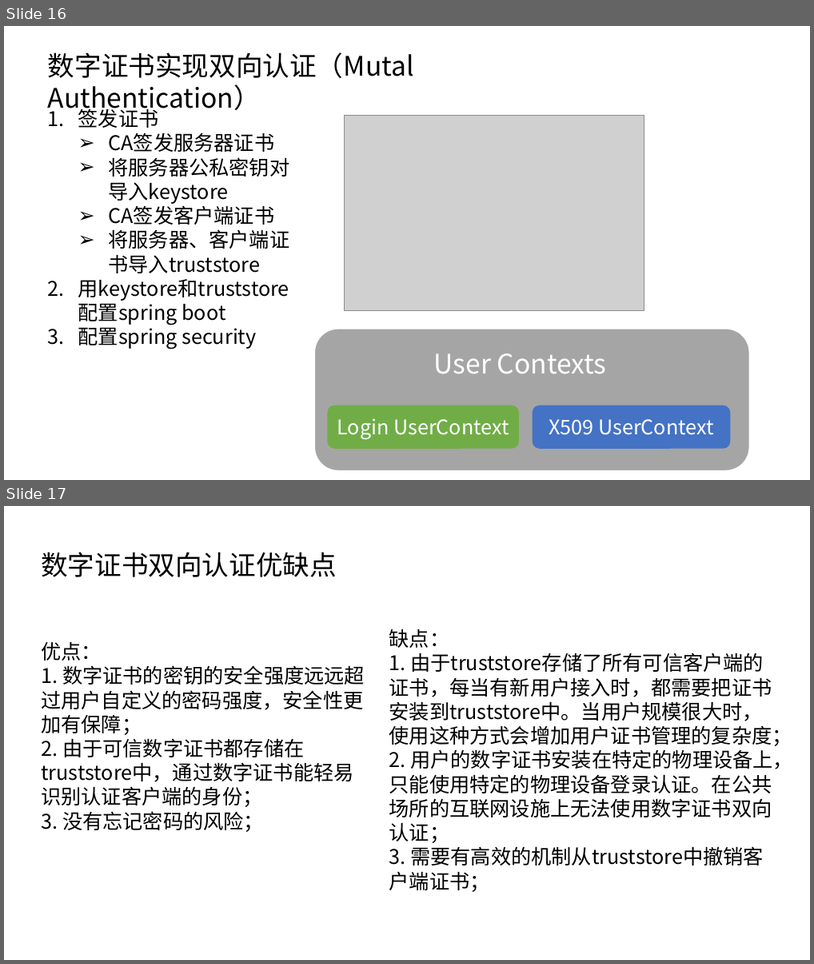
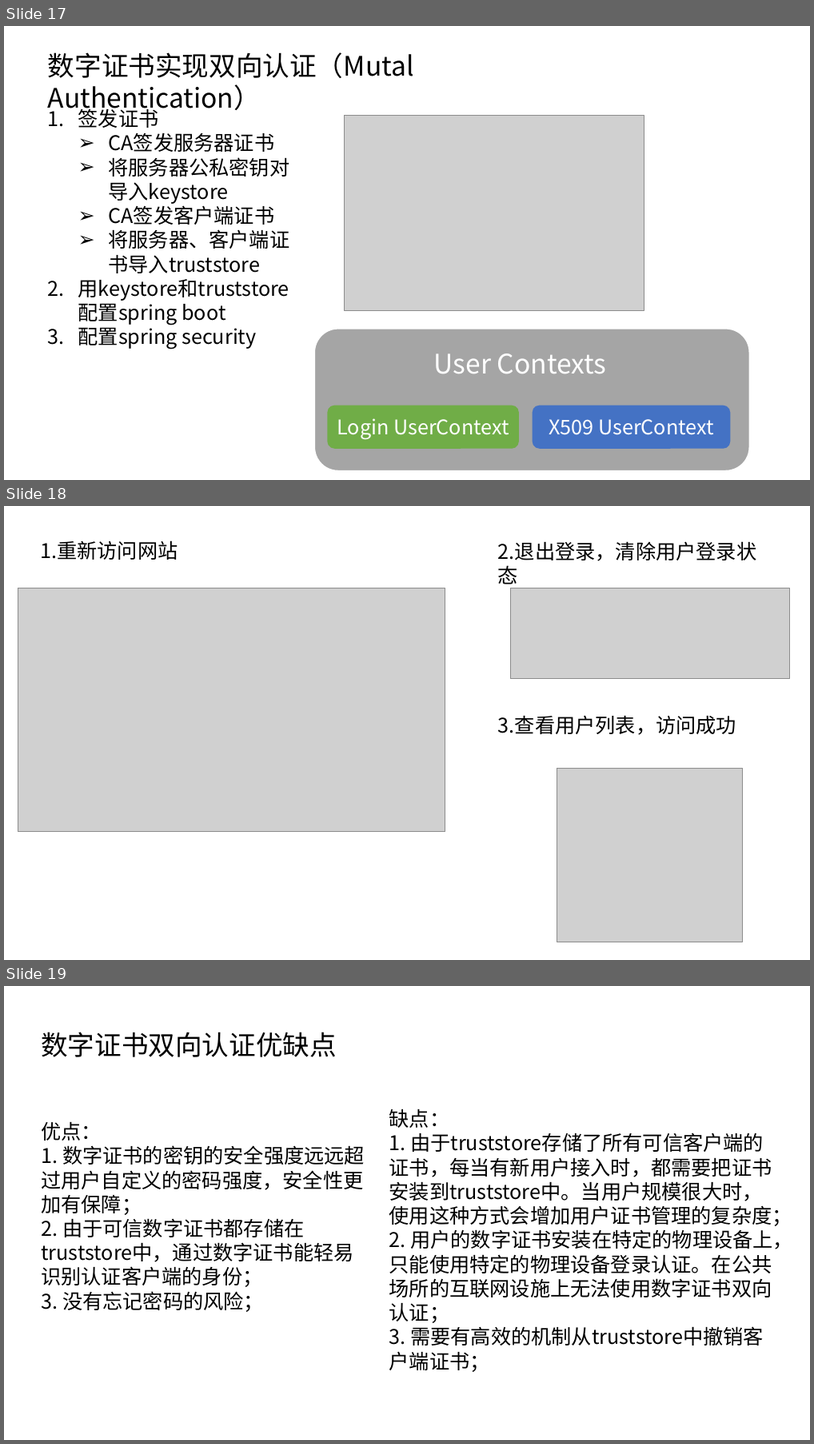
Before and after one commit to fakeProgrammer0/LowSec, a slide deck: doc/InfoSec课程设计答辩.pptx. Shown one above the other, each under a label of ours: slides 16 and 17 before the commit, slides 17, 18 and 19 after it. The pictures are 814x964 and 814x1444 pixels, drawn with LibreOffice and Linux fonts; fonts in the diff are those of the drawing; grey boxes stand for pictures. Boxes give left, top, right and bottom in pixels: in the first picture for what was removed or moved away, otherwise in the second. Text is boxed around its words. In the diff, an @@ line names an element or a change of style, - is before the commit and + after.

```diff
--- a/doc/InfoSec课程设计答辩.pptx
+++ b/doc/InfoSec课程设计答辩.pptx
@@ slide 18 added at box(4, 506, 810, 960), background #FFFFFF @@
@@ text added at box(40, 540, 178, 560), 24 pt, text #000000 @@
+1.重新访问网站
@@ text added at box(498, 541, 757, 561), 24 pt, text #000000 @@
+2.退出登录，清除用户登录状态
@@ picture added at box(18, 588, 446, 832) @@
@@ picture added at box(510, 588, 790, 678) @@
@@ text added at box(498, 715, 737, 735), 24 pt, text #000000 @@
+3.查看用户列表，访问成功
@@ picture added at box(558, 768, 743, 942) @@
@@ what was slide 16 is now slide 17 @@
@@ what was slide 17 is now slide 19 @@
```
Also in this commit, not shown: 2 slides changed, 1 other slide added, 17 other files.
